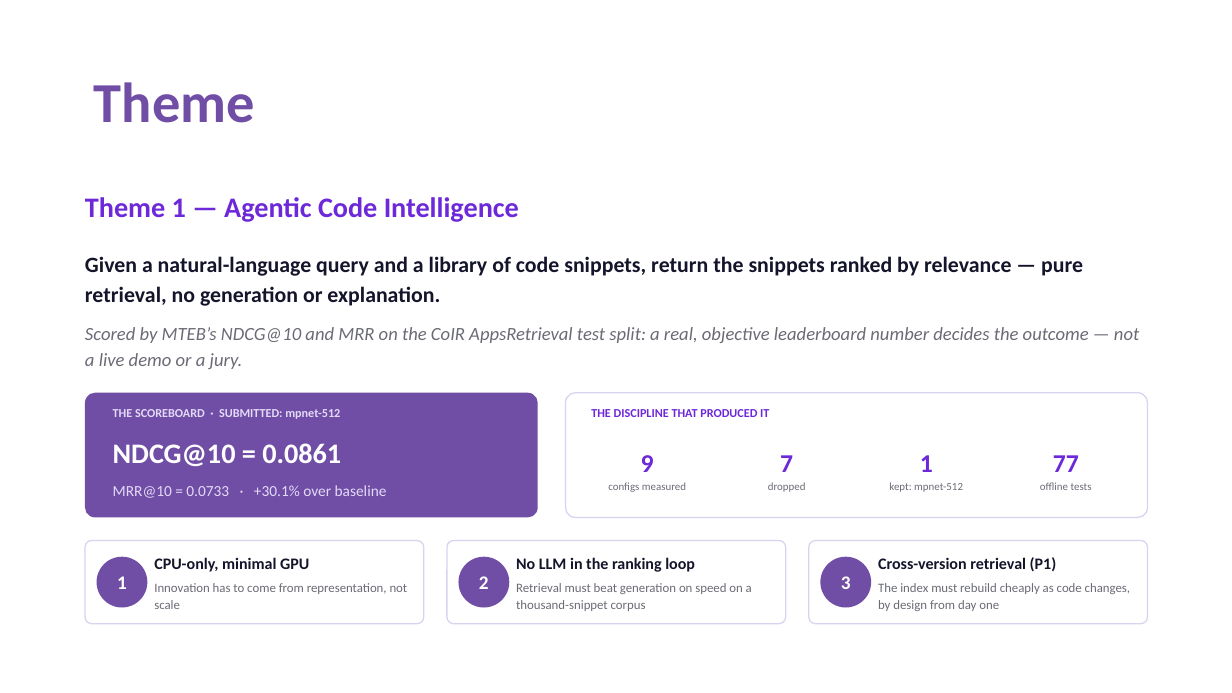
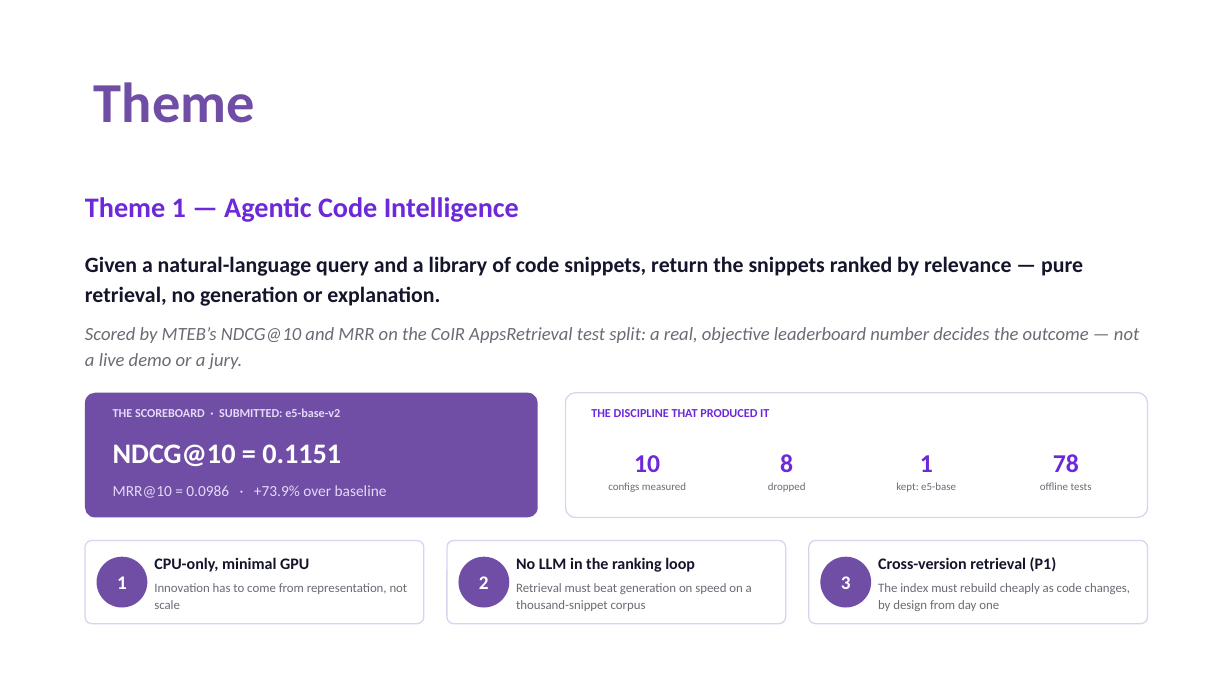
Before and after one commit to Ajha2005/samsung-prism, a slide deck: slide 2 of submission/Thapar_Trace_Submission_ppt.pptx. Drawn at 1232x693 pixels with LibreOffice and Linux fonts; fonts in the diff are those of the drawing. Boxes give left, top, right and bottom in pixels: in the first picture for what was removed or moved away, otherwise in the second. Text is boxed around its words. In the diff, an @@ line names an element or a change of style, - is before the commit and + after.

```diff
--- a/submission/Thapar_Trace_Submission_ppt.pptx
+++ b/submission/Thapar_Trace_Submission_ppt.pptx
@@ text at [113, 408, 340, 417]: text changed @@
-THE SCOREBOARD · SUBMITTED: mpnet-512
+THE SCOREBOARD · SUBMITTED: e5-base-v2
@@ text at [113, 444, 341, 466]: text changed @@
-NDCG@10 = 0.0861
+NDCG@10 = 0.1151
@@ text at [634, 455, 660, 472]: text changed @@
-9
+10
@@ text at [780, 454, 793, 472]: text changed @@
-7
+8
@@ text at [1053, 454, 1079, 472]: text changed @@
-77
+78
@@ text at [113, 485, 387, 498]: text changed @@
-MRR@10 = 0.0733 · +30.1% over baseline
+MRR@10 = 0.0986 · +73.9% over baseline
@@ text at [896, 482, 956, 492]: text changed @@
-kept: mpnet-512
+kept: e5-base
```
Also in this commit, not shown: 6 other slides changed, 1 other file.
